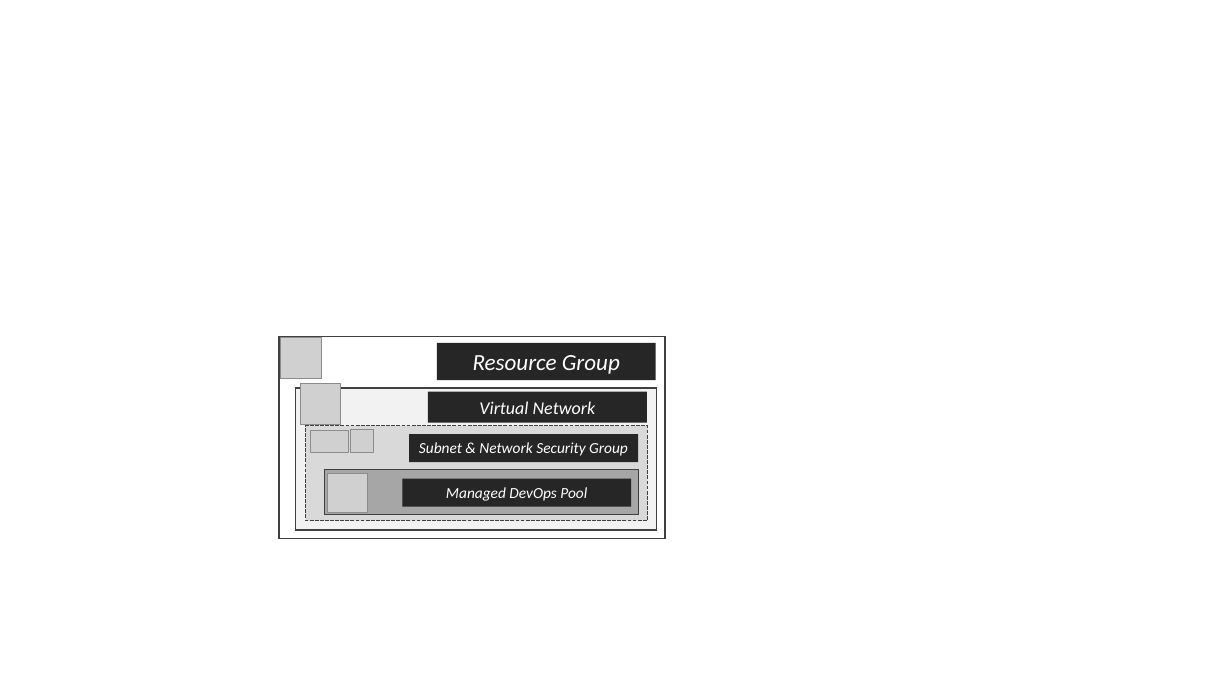
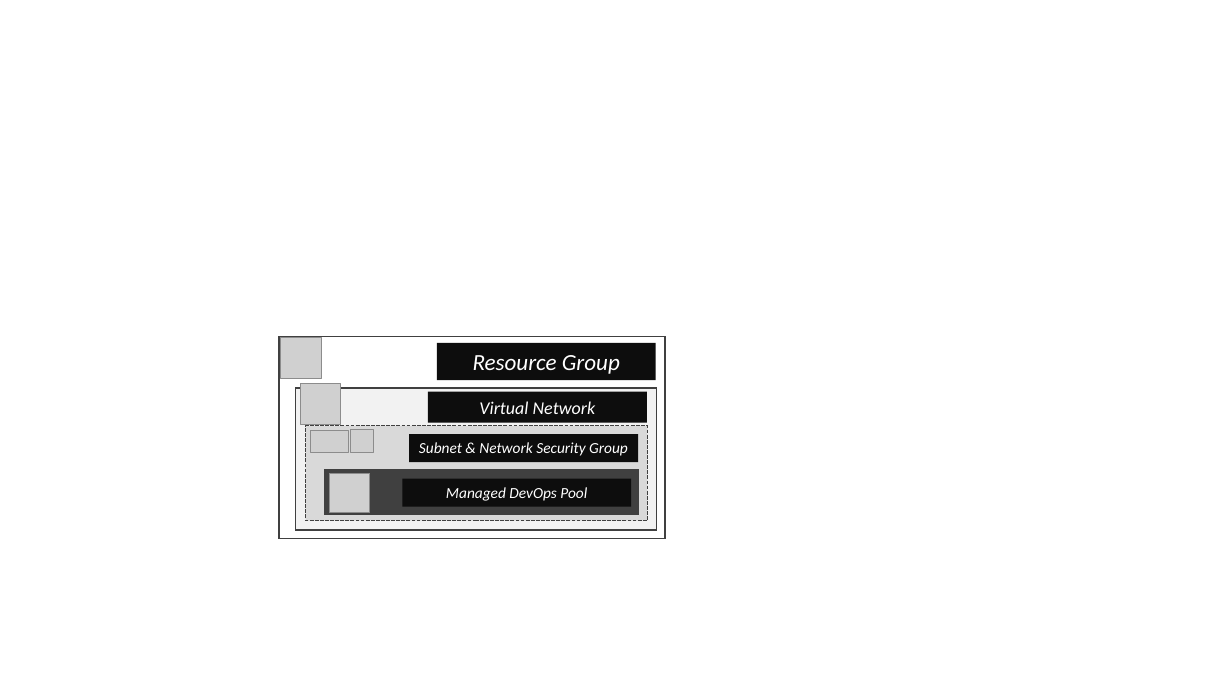
Before and after one commit to Azure/DevOps-Self-Hosted, a slide deck: slide 1 of docs/wiki/media/src/DevOps Self-Hosted Diagrams.pptx. Drawn at 1232x693 pixels with LibreOffice and Linux fonts; fonts in the diff are those of the drawing; grey boxes stand for pictures. Boxes give left, top, right and bottom in pixels: in the first picture for what was removed or moved away, otherwise in the second. Text is boxed around its words. In the diff, an @@ line names an element or a change of style, - is before the commit and + after.

```diff
--- a/docs/wiki/media/src/DevOps Self-Hosted Diagrams.pptx
+++ b/docs/wiki/media/src/DevOps Self-Hosted Diagrams.pptx
@@ rectangle at box(324, 470, 639, 516): fill #A6A6A6 to #404040 @@
@@ fill #262626 to #0D0D0D in 4 elements at box(437, 343, 656, 380), box(428, 392, 647, 423), box(409, 434, 639, 462), box(402, 479, 631, 506) @@
```
Also in this commit, not shown: 1 other slide changed, 5 other files.
